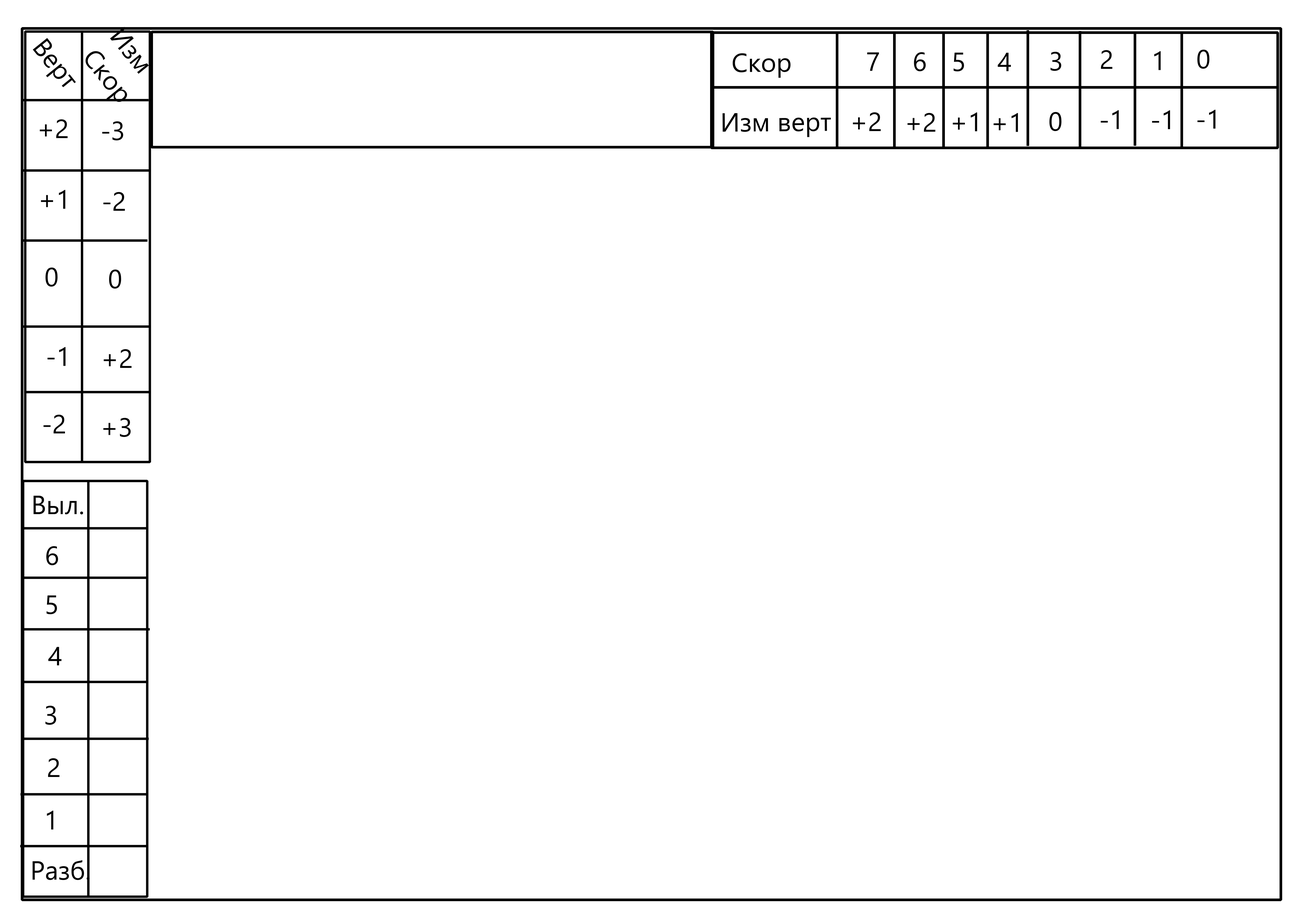
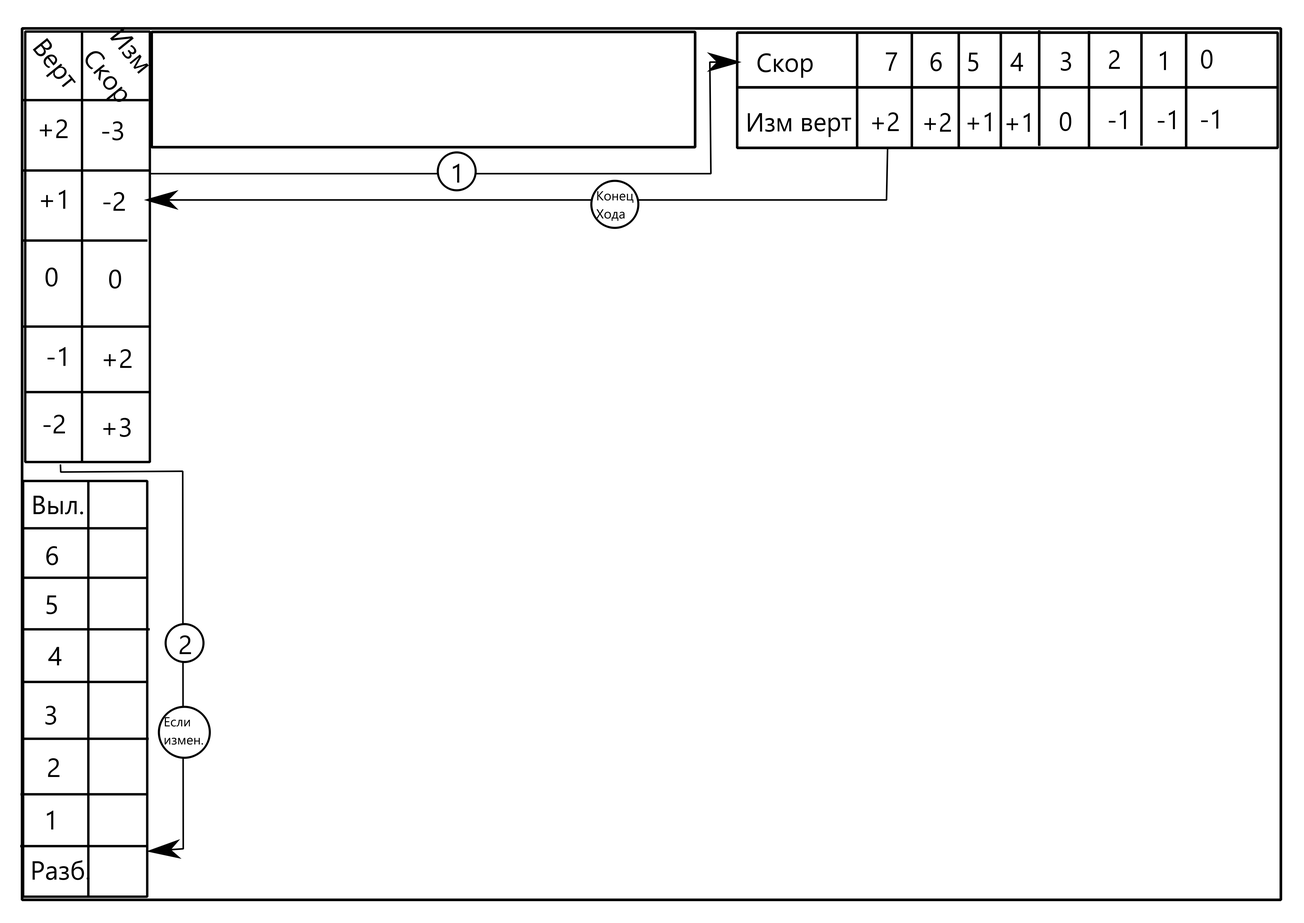
Two versions of the same layered image (1304 × 923). Layer-by-layer changes:
pixels changed over bbox(59, 29, 1280, 859) (layer not identified)
